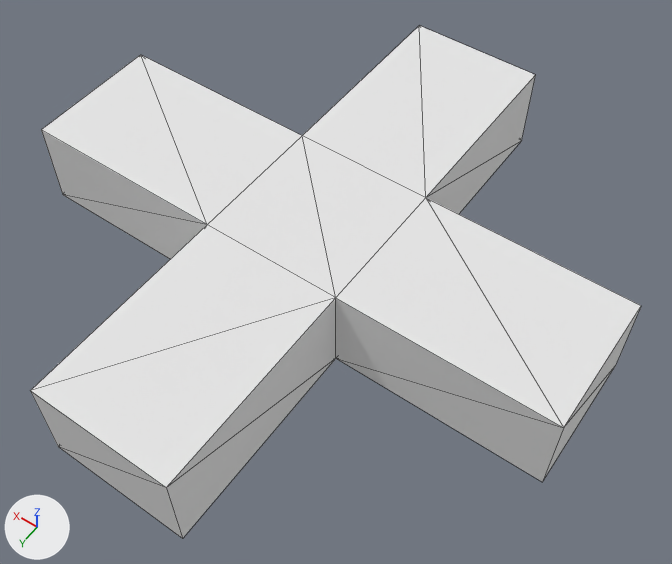
Before and after pictures for a commit that changed the OBJ model resources/shape-15.obj.
Rendered twice from a 50 mm camera at (-0.61, 0.804, 1.231) aimed at (-0.053, 0.024, 0.005). Lighting does not change. The marker at lower left points along +X, +Y and +Z. Mesh edges are drawn as thin lines. Where no turn or scale is listed for an object, it has been applied to the vertices. Vertices at the same position are counted once.

The first picture shows 'shape-15'.
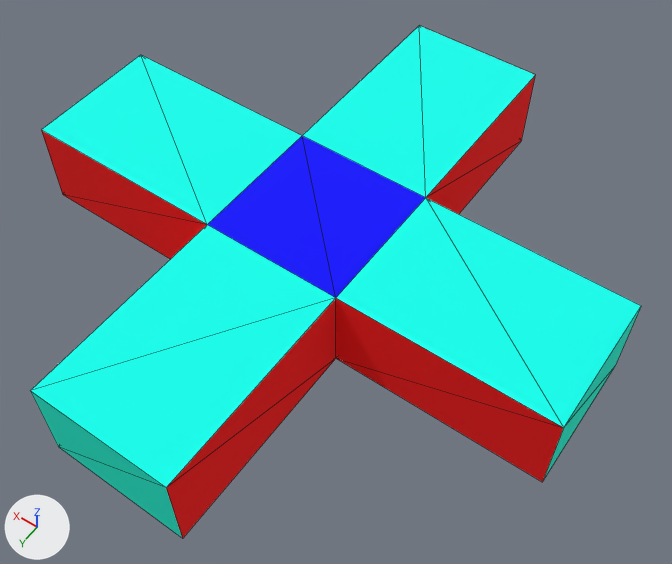
Changed parts and their boxes (x1, y1, x2, y2) in the pictures (672 x 564 px):
```json
{"object": "shape-15", "change": "recoloured", "before": [30, 26, 641, 538], "after": [30, 26, 641, 538], "on screen": "white to cyan"}
{"part": 1, "of": "me_shape_15", "change": "recoloured", "before": [30, 26, 535, 487], "after": [30, 26, 535, 487], "on screen": "white to cyan"}
{"part": 2, "of": "me_shape_15", "change": "recoloured", "before": [336, 198, 641, 428], "after": [336, 198, 641, 428], "on screen": "white to cyan"}
{"part": 3, "of": "me_shape_15", "change": "recoloured", "before": [207, 136, 425, 298], "after": [207, 136, 425, 298], "on screen": "white to blue"}
{"part": 4, "of": "me_shape_15", "change": "recoloured", "before": [543, 307, 641, 480], "after": [543, 307, 641, 480], "on screen": "white to cyan"}
{"part": 5, "of": "me_shape_15", "change": "recoloured", "before": [31, 391, 182, 538], "after": [31, 391, 182, 538], "on screen": "white to cyan"}
```

Edits to the scene script, one JSON object a line:
```json
{"op": "set", "path": "mat_material_0.base_color", "old": "(0.8, 0.8, 0.8)", "new": "(1.0, 0.0, 0.0)", "note": "white #e7e7e7 -> red #ff0000"}
{"op": "add", "block": "mat_material_2", "code": ["mat_material_2 = principled_material('material_2')", "mat_material_2.base_color = (0.0, 0.0, 1.0)  # blue #0000ff", "mat_material_2.roughness = 1.0"]}
{"op": "add", "block": "mat_material_1", "code": ["mat_material_1 = principled_material('material_1')", "mat_material_1.base_color = (0.0, 1.0, 0.859)  # cyan #00ffee", "mat_material_1.roughness = 1.0"]}
{"op": "add", "block": "mat_material_3", "code": ["mat_material_3 = principled_material('material_3')", "mat_material_3.base_color = (0.0, 1.0, 0.725)  # cyan #00ffdd", "mat_material_3.roughness = 1.0"]}
{"block": "me_shape_15", "where": "me_shape_15.from_pydata(...)  # 24 vertices, 44 faces; spans x -0.5..0.5, y -0.5..0.5, z -0.038..0.125"}
{"block": "me_shape_15", "where": "# used by ob_shape_15; location = (0.0, 0.0, 0.0)"}
{"block": "me_shape_15", "change": "me_shape_15 part 1: 12 of the faces centred in x -0.042..0.375, y -0.375..0.375, z -0.038..0.125 switch from mat_material_0 (white #e7e7e7) to mat_material_1 (cyan #00ffee)"}
{"block": "me_shape_15", "change": "me_shape_15 part 2: 4 of the faces centred in x -0.375..-0.25, y -0.042..0.042, z -0.038..0.125 switch from mat_material_0 (white #e7e7e7) to mat_material_1 (cyan #00ffee)"}
{"block": "me_shape_15", "change": "me_shape_15 part 3: all 4 faces centred in x -0.042..0.042, y -0.042..0.042, z -0.038..0.125 switch from mat_material_0 (white #e7e7e7) to mat_material_2 (blue #0000ff)"}
{"block": "me_shape_15", "change": "me_shape_15 part 4: all 2 faces centred in x -0.5, y -0.042..0.042, z 0.017..0.071 switch from mat_material_0 (white #e7e7e7) to mat_material_3 (cyan #00ffdd)"}
{"block": "me_shape_15", "change": "me_shape_15 part 5: all 2 faces centred in x -0.042..0.042, y 0.5, z 0.017..0.071 switch from mat_material_0 (white #e7e7e7) to mat_material_3 (cyan #00ffdd)"}
```
